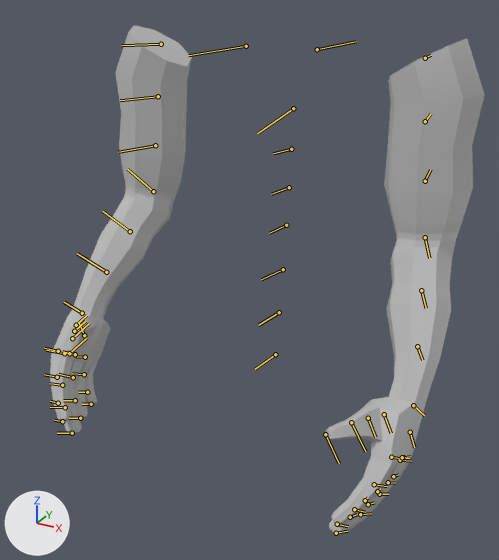
The FBX model GAM130Prototype/Assets/4 Play/Animation/NewViewModels/VM_Shove.fbx: old version first, new version second.
Camera for both pictures: a 50 mm lens placed at (0.44, -0.868, 1.78), pointed at (0.013, -0.092, 1.392). Every picture has the same lights, and +X, +Y and +Z are marked at lower left. Both versions are drawn at frame 121 of the action 'Shove'; the numbers are the values there. The bones that bend it are drawn over the model as lines.
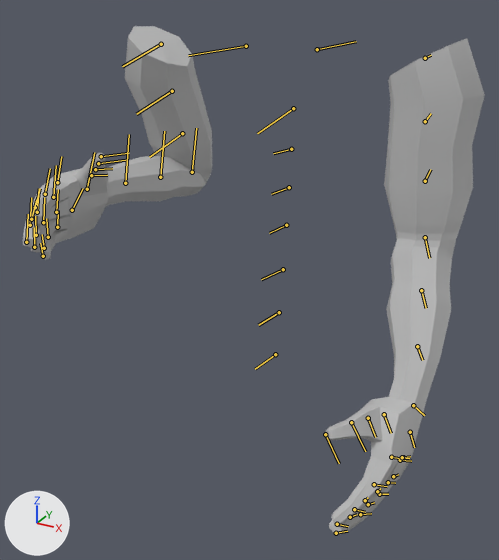
Pixel boxes (x1, y1, x2, y2) of what changed, in the pictures (499 x 560 px):
'polySurface10', posed (6% wider): before (50, 25, 485, 534); after (23, 26, 485, 534)
bone 'Shoulder_R', root to tip: before (161, 44) to (121, 45); after (161, 44) to (122, 66)
bone 'ShoulderPart1_R', root to tip: before (158, 96) to (120, 100); after (172, 91) to (136, 114)
bone 'ShoulderPart2_R', root to tip: before (155, 145) to (118, 152); after (182, 133) to (149, 157)
bone 'Elbow_R', root to tip: before (153, 191) to (127, 169); after (192, 172) to (196, 128)

The change in detail:
Bone 'Shoulder_R' (bone_shoulder_r) turns from (0, 15, 0) to (-3, 14, -24) degrees about its own x, y and z.
Bone 'ShoulderPart1_R' (bone_shoulderpart1_r) turns from (0, 0, 0) to (-1, 0, 0) degrees about its own x, y and z.
Bone 'ShoulderPart2_R' (bone_shoulderpart2_r) turns from (0, 0, 0) to (-1, 0, 0) degrees about its own x, y and z.
Bone 'Elbow_R' (bone_elbow_r) turns from (0, 0, 37) to (0, 1, 113) degrees about its own x, y and z.
